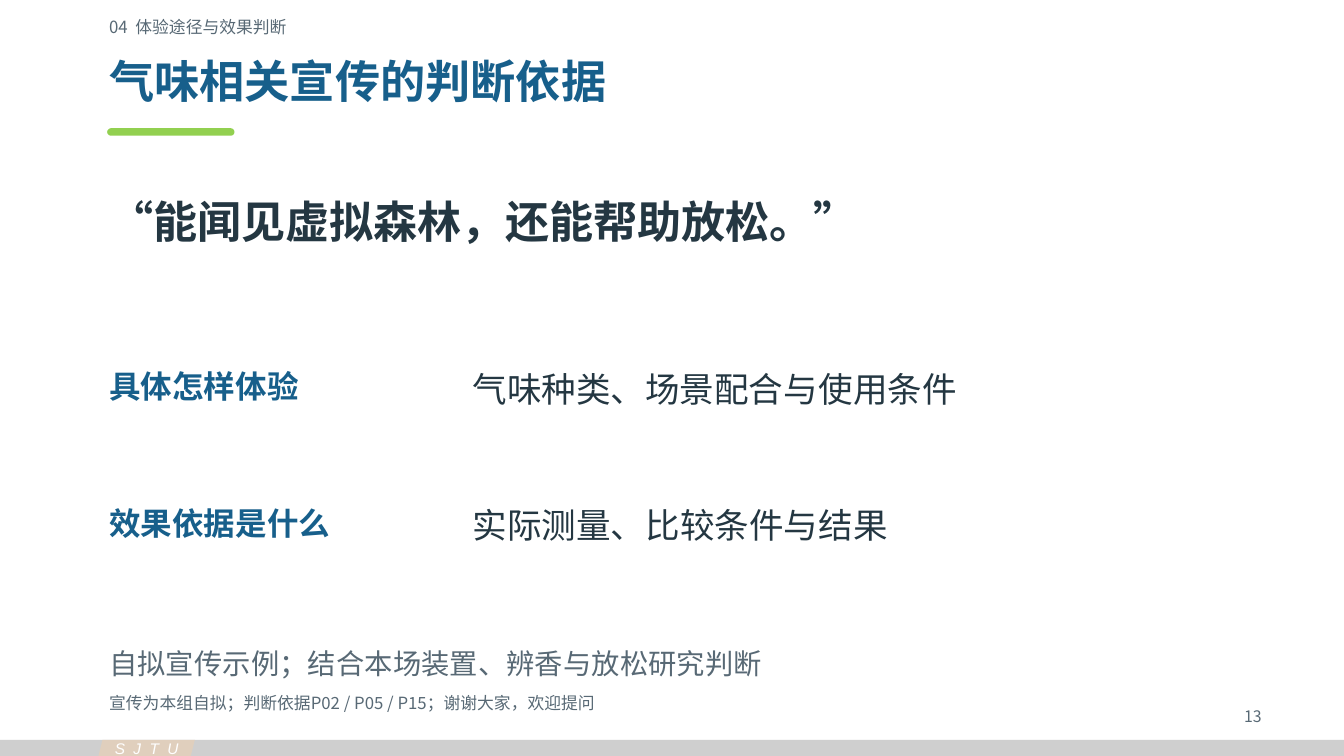
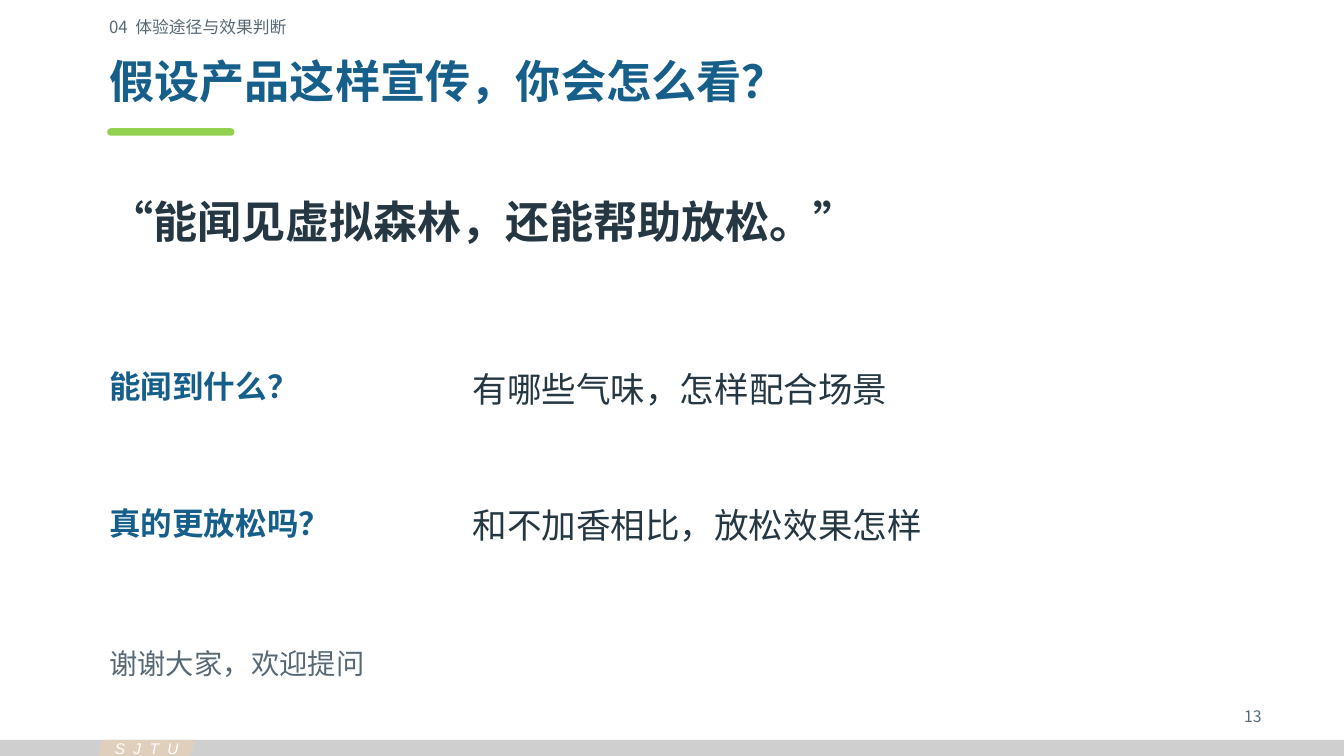
Before and after one commit to Cyh29hao/sjtu-olfaction-vr-2026, a slide deck: slide 13 of release/v3/olfaction-vr-v3.pptx. Drawn at 1344x756 pixels with LibreOffice and Linux fonts; fonts in the diff are those of the drawing. Boxes give left, top, right and bottom in pixels: in the first picture for what was removed or moved away, otherwise in the second. Text is boxed around its words. In the diff, an @@ line names an element or a change of style, - is before the commit and + after.

```diff
--- a/release/v3/olfaction-vr-v3.pptx
+++ b/release/v3/olfaction-vr-v3.pptx
@@ text at box(109, 59, 787, 104): text changed @@
-气味相关宣传的判断依据
+假设产品这样宣传，你会怎么看？
@@ text at box(109, 371, 298, 401): text changed @@
-具体怎样体验
+能闻到什么？
@@ text at box(472, 373, 887, 406): text changed @@
-气味种类、场景配合与使用条件
+有哪些气味，怎样配合场景
@@ text at box(109, 508, 330, 538): text changed @@
-效果依据是什么
+真的更放松吗？
@@ text at box(472, 509, 921, 542): text changed @@
-实际测量、比较条件与结果
+和不加香相比，放松效果怎样
@@ text at box(109, 650, 364, 677): text changed @@
-自拟宣传示例；结合本场装置、辨香与放松研究判断
+谢谢大家，欢迎提问
@@ text removed at box(109, 695, 595, 712) @@
-宣传为本组自拟；判断依据P02 / P05 / P15；谢谢大家，欢迎提问
```
Also in this commit, not shown: 11 other slides changed, 35 other files.
